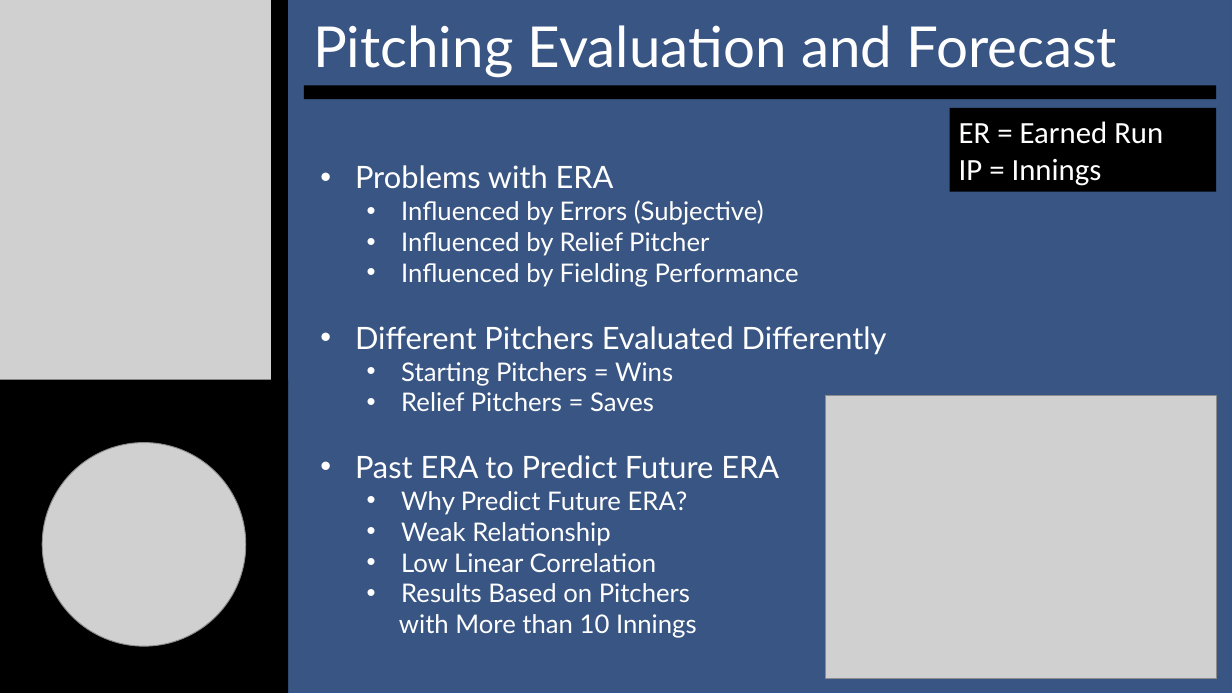
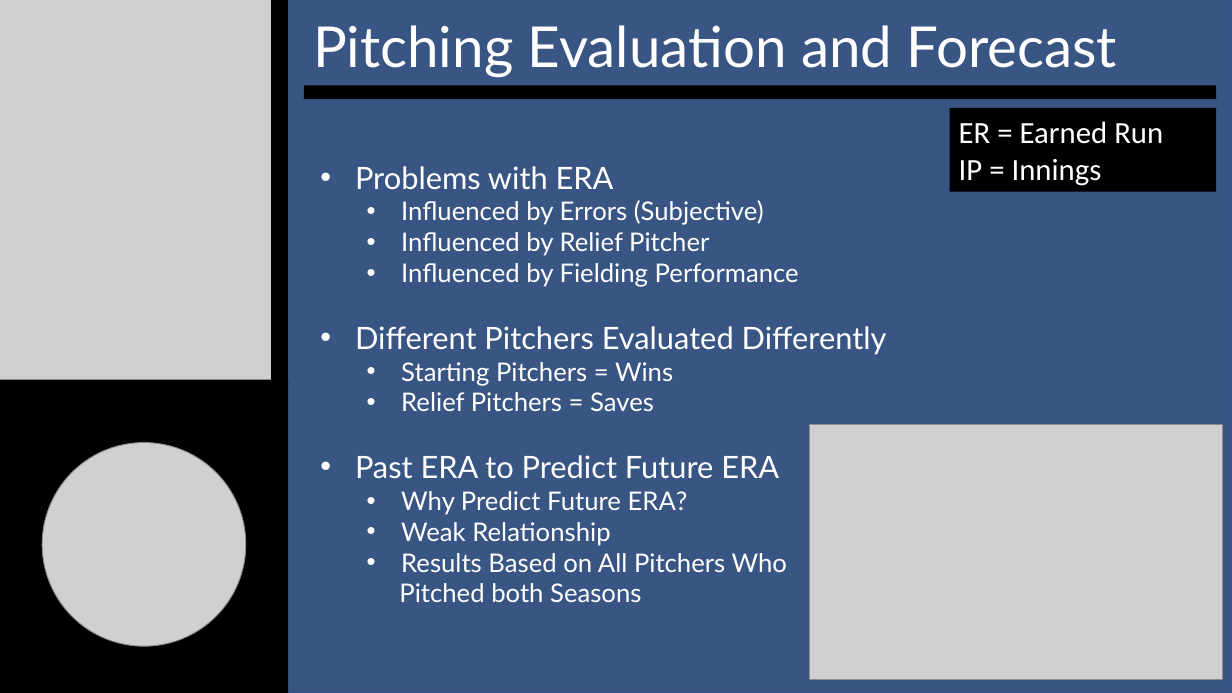
Before and after one commit to SuperMarioGiacomazzo/STOR538_WEBSITE, a slide deck: slide 13 of Slides/Baseball 4/Baseball_4_Lecture.pptx (slide 12 before the commit). Drawn at 1232x693 pixels with LibreOffice and Linux fonts; fonts in the diff are those of the drawing; grey boxes stand for pictures. Boxes give left, top, right and bottom in pixels: in the first picture for what was removed or moved away, otherwise in the second. Text is boxed around its words. In the diff, an @@ line names an element or a change of style, - is before the commit and + after.

```diff
--- a/Slides/Baseball 4/Baseball_4_Lecture.pptx
+++ b/Slides/Baseball 4/Baseball_4_Lecture.pptx
@@ picture: place and size @@
-picture at box(826, 396, 1216, 678)
+picture at box(810, 425, 1223, 679)
@@ text at box(399, 553, 787, 602): text changed @@
-  • Low Linear Correlation
-  • Results Based on Pitchers
-  with More than 10 Innings
+  • Results Based on All Pitchers Who
+  Pitched both Seasons
```
Also in this commit, not shown: 7 other slides changed, 1 slide added, 1 slide removed, 3 other files.
